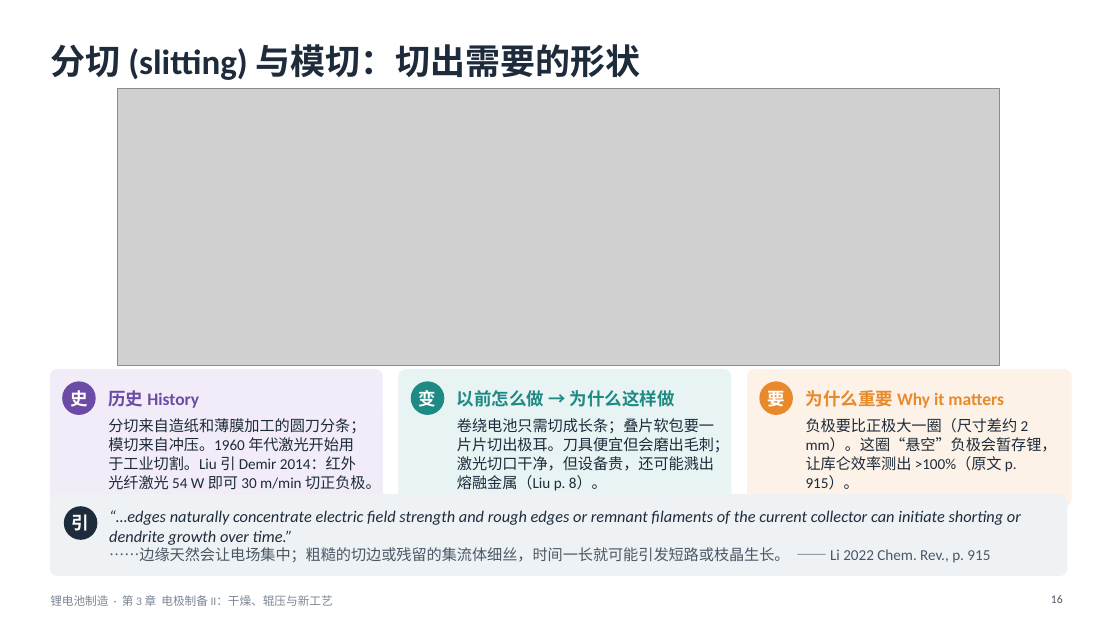
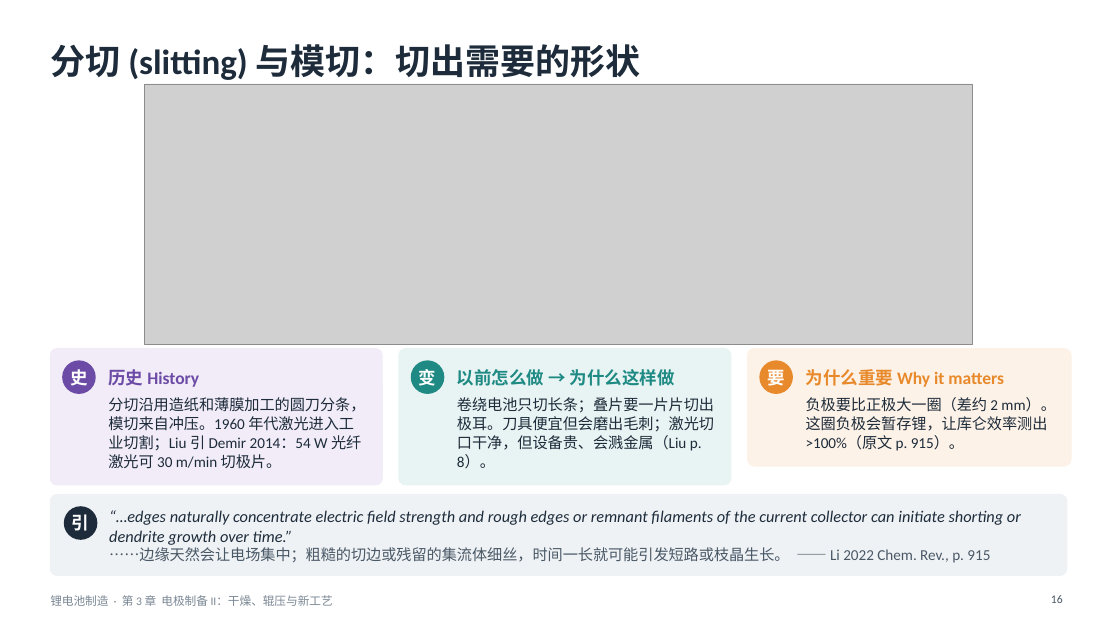
Before and after one commit to zhaoyuw44-lang/Trash, a slide deck: slide 16 of slides/decks/batmfg/batmfg_ch3.pptx. Drawn at 1120x630 pixels with LibreOffice and Linux fonts; fonts in the diff are those of the drawing; grey boxes stand for pictures. Boxes give left, top, right and bottom in pixels: in the first picture for what was removed or moved away, otherwise in the second. Text is boxed around its words. In the diff, an @@ line names an element or a change of style, - is before the commit and + after.

```diff
--- a/slides/decks/batmfg/batmfg_ch3.pptx
+++ b/slides/decks/batmfg/batmfg_ch3.pptx
@@ picture: place and size @@
-picture at [118, 88, 999, 365]
+picture at [145, 84, 973, 344]
@@ rounded rectangle at [50, 349, 382, 485]: proportions changed @@
@@ rounded rectangle: place and size @@
-rounded rectangle at [50, 370, 382, 525]
+rounded rectangle at [50, 349, 382, 485]
@@ 3 ellipses, 3 texts, 1 rounded rectangle: place and size @@
-3 ellipses, 3 texts, 1 rounded rectangle at [62, 370, 1004, 506]
+3 ellipses, 3 texts, 1 rounded rectangle at [62, 349, 1004, 485]
@@ rounded rectangle: place and size @@
-rounded rectangle at [748, 370, 1071, 506]
+rounded rectangle at [748, 349, 1071, 466]
@@ rounded rectangle at [748, 349, 1071, 466]: proportions changed @@
@@ text at [108, 397, 365, 469]: text changed @@
-分切来自造纸和薄膜加工的圆刀分条；模切来自冲压。1960 年代激光开始用于工业切割。Liu 引 Demir 2014：红外光纤激光 54 W 即可 30 m/min 切正负极。
+分切沿用造纸和薄膜加工的圆刀分条，模切来自冲压。1960 年代激光进入工业切割；Liu 引 Demir 2014：54 W 光纤激光可 30 m/min 切极片。
@@ text at [457, 397, 714, 468]: text changed @@
-卷绕电池只需切成长条；叠片软包要一片片切出极耳。刀具便宜但会磨出毛刺；激光切口干净，但设备贵，还可能溅出熔融金属（Liu p. 8）。
+卷绕电池只切长条；叠片要一片片切出极耳。刀具便宜但会磨出毛刺；激光切口干净，但设备贵、会溅金属（Liu p. 8）。
@@ text at [806, 397, 1055, 451]: text changed @@
-负极要比正极大一圈（尺寸差约 2 mm）。这圈“悬空”负极会暂存锂，让库仑效率测出 >100%（原文 p. 915）。
+负极要比正极大一圈（差约 2 mm）。这圈负极会暂存锂，让库仑效率测出 >100%（原文 p. 915）。
```
Also in this commit, not shown: 5 other slides changed, 9 other files.
